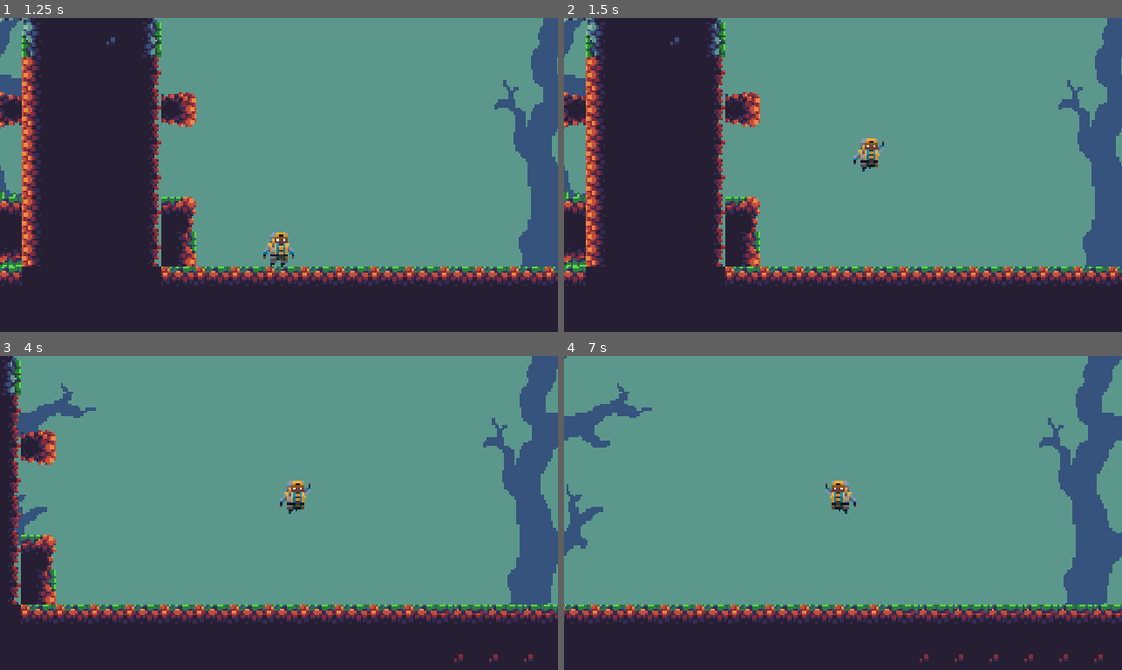
Above: before the commit, frames 1-4 (two rows, left to right).
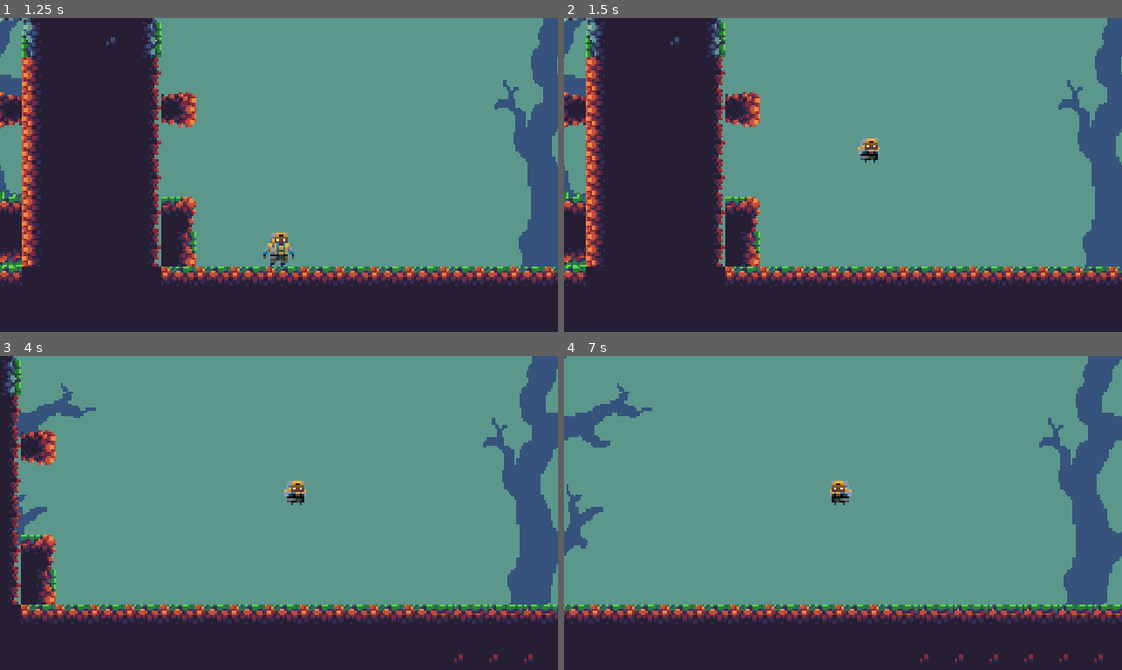
Above: after the commit, the same moments.

Repository: cmbailey87/8Bit4Ever
Game: Godot game, scene res://titlescreen.tscn
The game is run twice, just before and just after one commit, with the same random seed, the same clock (stepped at 60 frames per second) and the same inputs. The engine's default icon, where the game draws it, is replaced by a stand-in: a white triangle on a blue panel in a dark square.
Inputs (mouse positions are in pixels of both pictures, inside the frame that each line leads up to):
- Up to frame 1 (1.25 s): click (279, 196) at 0.5 s
- Up to frame 2 (1.5 s): tap Enter (ui_accept) at 1.25 s; hold Right (ui_right) from 1.28 s (still down)
- Up to frame 3 (4 s): tap Enter (ui_accept) at 1.52, 2.27, 3.77 s; release Right (ui_right) at 2.78 s; hold Left (ui_left) 2.78-3.53 s; hold Right (ui_right) from 3.53 s (still down)
- Up to frame 4 (7 s): tap Enter (ui_accept) at 4.52, 5.27, 6.77 s; release Right (ui_right) at 5.03 s; hold Left (ui_left) 5.03-5.78 s; hold Right (ui_right) 5.78-6.53 s; hold Left (ui_left) from 6.53 s (still down)

Frame 1 is identical in both runs. In frame 2, 0.2% of the frame differs, in the area x 51-58%, y 39-49%; in frame 3, 0.2%; in frame 4, 0.2%.

Commit message:
commite before pull

Diff:
--- a/player.gd
+++ b/player.gd
@@ -157,7 +157,7 @@
 			if is_attacking == false:
 				on_ground = false
 				if velocity.y < 0 && maxjumper > jump_counter :
-					$AnimatedSprite.play("jump")
+					$AnimatedSprite.play("doublejump")
 				elif velocity.y < 0 && maxjumper <= jump_counter:
 						$AnimatedSprite.play("doublejump")
 
--- a/titlescreen.tscn
+++ b/titlescreen.tscn
@@ -8,7 +8,7 @@
 [ext_resource path="res://title screen/exit.png" type="Texture" id=6]
 [ext_resource path="res://title screen/exit selected.png" type="Texture" id=7]
 
-[node name="titlescreen-node" type="Node"]
+[node name="titlescreen-node" type="Node" index="0"]
 
 script = ExtResource( 1 )
 
